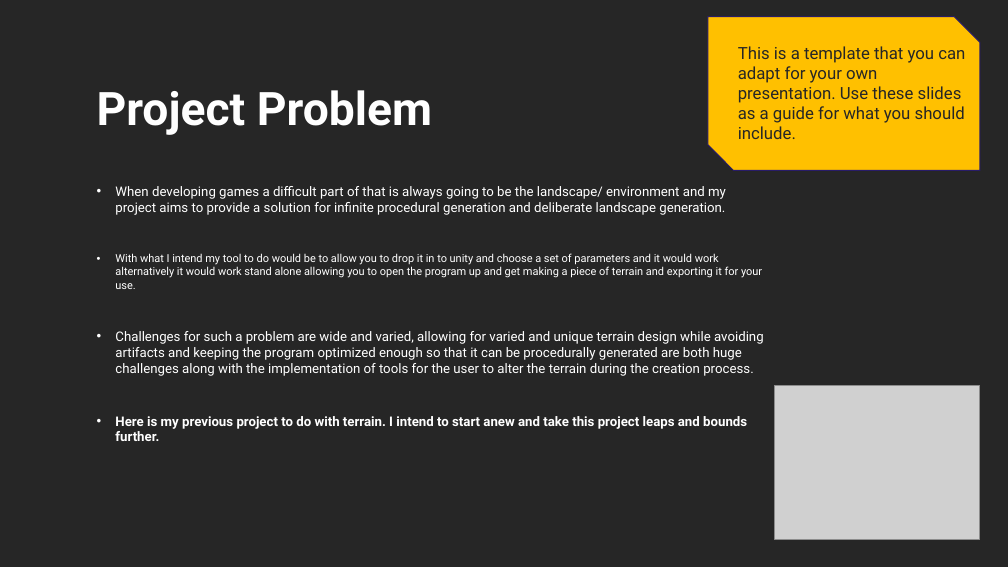
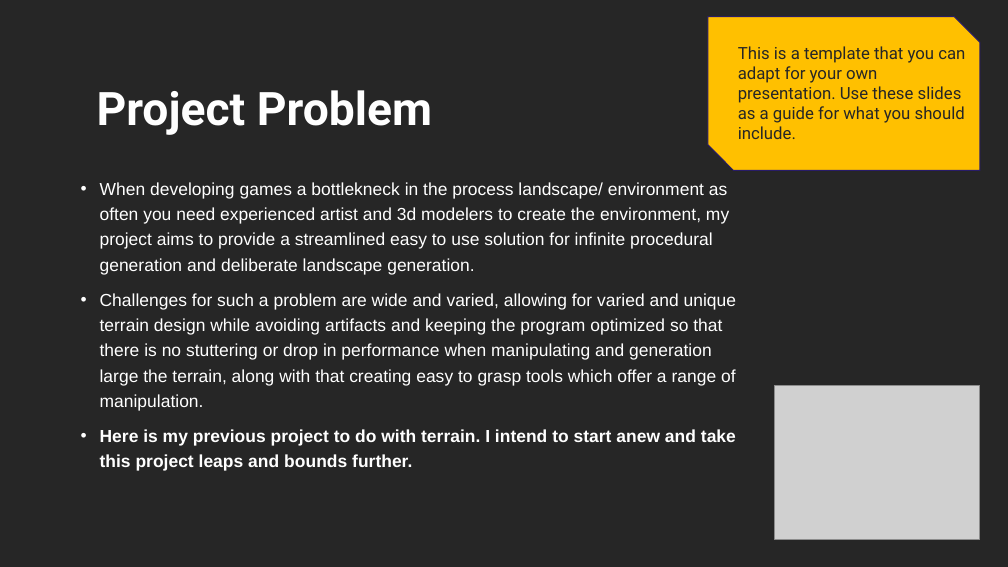
Before and after one commit to Cameron-cmd/Disertation_Project, a slide deck: slide 2 of Project_Pitch.pptx. Drawn at 1008x567 pixels with LibreOffice and Linux fonts; fonts in the diff are those of the drawing; grey boxes stand for pictures. Boxes give left, top, right and bottom in pixels: in the first picture for what was removed or moved away, otherwise in the second. Text is boxed around its words. In the diff, an @@ line names an element or a change of style, - is before the commit and + after.

```diff
--- a/Project_Pitch.pptx
+++ b/Project_Pitch.pptx
@@ text "When developing games a bottlekneck ...": place and size @@
-text "When developing games a bottlekneck ..." at box(115, 186, 764, 441)
+text "When developing games a bottlekneck ..." at box(100, 182, 736, 471)
@@ text at box(100, 182, 736, 410): text changed; size 12.6 to 16.6 pt; font Roboto to Arial @@
-• When developing games a difficult part of that is always going to be the landscape/ environment and my project aims to provide a solution for infinite procedural generation and deliberate landscape generation.
-• With what I intend my tool to do would be to allow you to drop it in to unity and choose a set of parameters and it would work alternatively it would work stand alone allowing you to open the program up and get making a piece of terrain and exporting it for your use.
-• Challenges for such a problem are wide and varied, allowing for varied and unique terrain design while avoiding artifacts and keeping the program optimized enough so that it can be procedurally generated are both huge challenges along with the implementation of tools for the user to alter the terrain during the creation process.
+• When developing games a bottlekneck in the process landscape/ environment as often you need experienced artist and 3d modelers to create the environment, my project aims to provide a streamlined easy to use solution for infinite procedural generation and deliberate landscape generation.
+• Challenges for such a problem are wide and varied, allowing for varied and unique terrain design while avoiding artifacts and keeping the program optimized so that there is no stuttering or drop in performance when manipulating and generation large the terrain, along with that creating easy to grasp tools which offer a range of manipulation.
@@ text at box(100, 429, 736, 471): size 12.6 to 16.6 pt, font Roboto to Arial in "Here is my previous project to do ..."; line spacing 1 to 1.2 @@
```
Also in this commit, not shown: 6 other slides changed.
